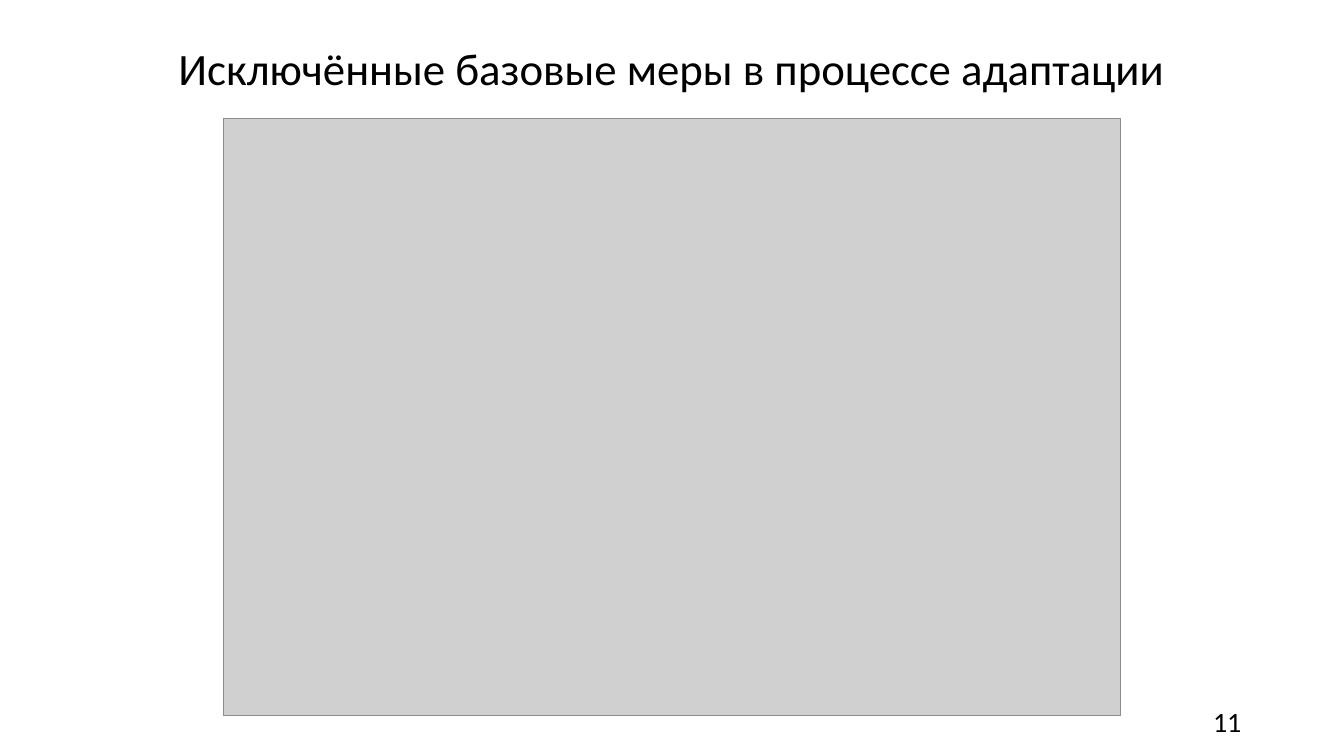
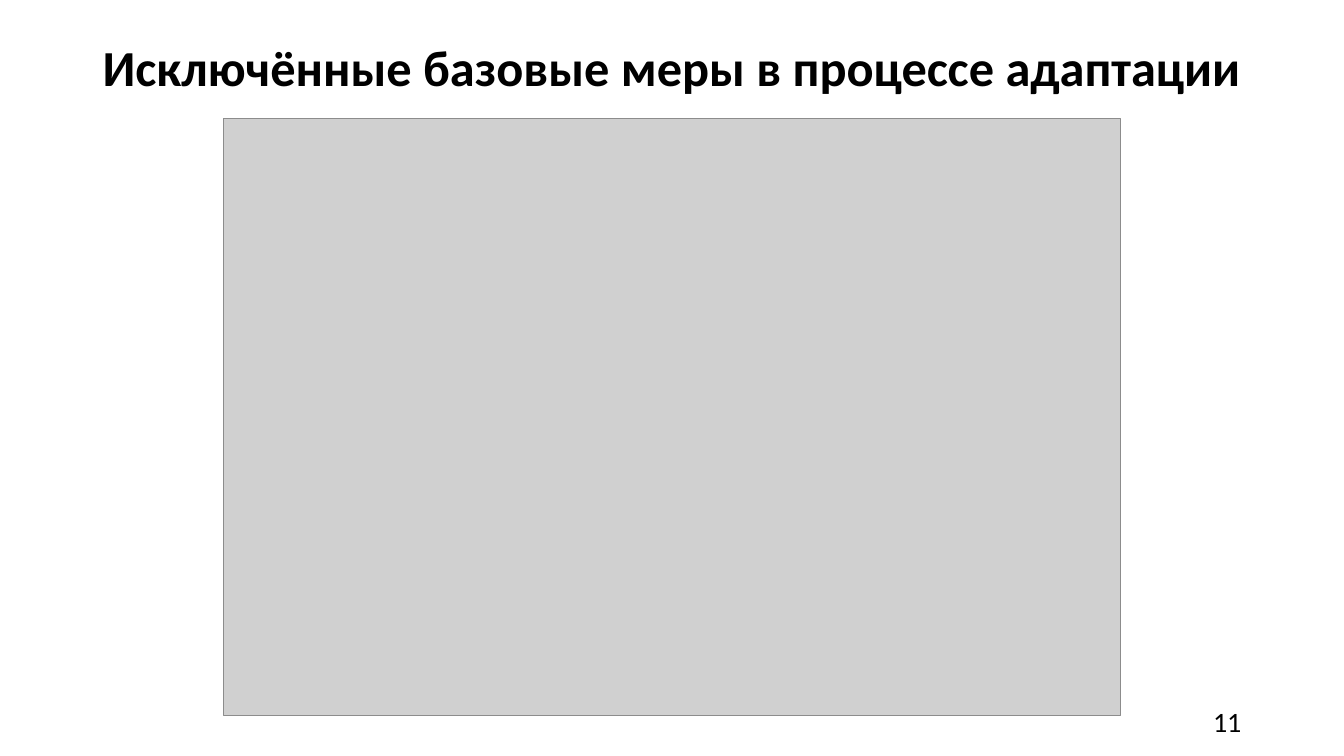
Before and after one commit to A1ex1in/3k2sKursachi, a slide deck: slide 11 of анацкая/КП/КР ЧигаревА.Ю. БИб-21Э1 ТПЗАС.pptx. Drawn at 1344x756 pixels with LibreOffice and Linux fonts; fonts in the diff are those of the drawing; grey boxes stand for pictures. Boxes give left, top, right and bottom in pixels: in the first picture for what was removed or moved away, otherwise in the second. Text is boxed around its words. In the diff, an @@ line names an element or a change of style, - is before the commit and + after.

```diff
--- a/анацкая/КП/КР ЧигаревА.Ю. БИб-21Э1 ТПЗАС.pptx
+++ b/анацкая/КП/КР ЧигаревА.Ю. БИб-21Э1 ТПЗАС.pptx
@@ title "Исключённые базовые меры в процессе ..." at (x1=103, y1=51, x2=1241, y2=94): size 32 to 36 pt, bold on @@
```
Also in this commit, not shown: 9 other slides changed.
